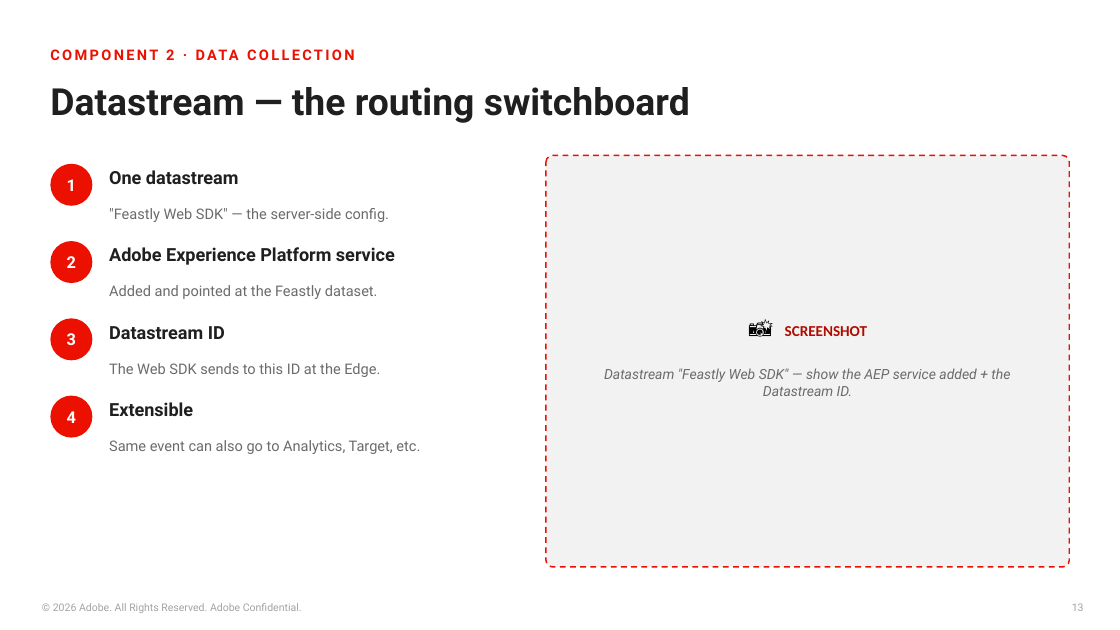
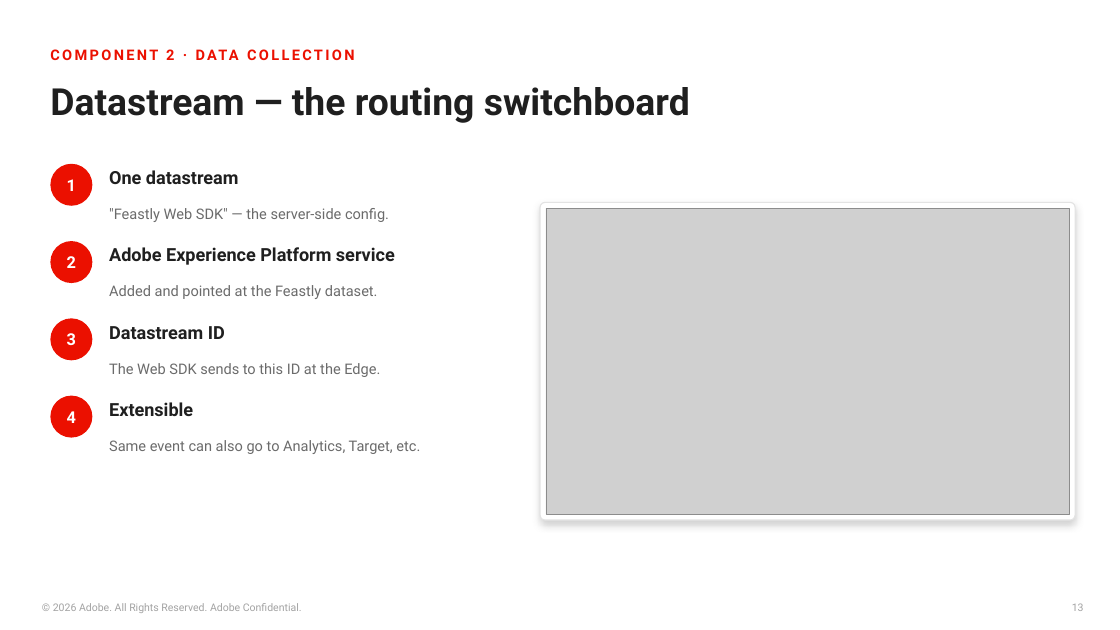
Before and after one commit to princeparvat80/aep-data-collection-food-demo, a slide deck: slide 13 of presentation/Feastly-DataCollection-to-AEP.pptx. Drawn at 1120x630 pixels with LibreOffice and Linux fonts; fonts in the diff are those of the drawing; grey boxes stand for pictures. Boxes give left, top, right and bottom in pixels: in the first picture for what was removed or moved away, otherwise in the second. Text is boxed around its words. In the diff, an @@ line names an element or a change of style, - is before the commit and + after.

```diff
--- a/presentation/Feastly-DataCollection-to-AEP.pptx
+++ b/presentation/Feastly-DataCollection-to-AEP.pptx
@@ rounded rectangle: place and size @@
-rounded rectangle at (546, 155, 1070, 567)
+rounded rectangle at (540, 202, 1075, 520)
@@ rounded rectangle at (540, 202, 1075, 520): fill #F2F2F2 to #FFFFFF; outline #EB1000 1.25 pt dashed to #E3E3E3 1 pt; shadow on @@
@@ picture added at (546, 208, 1070, 514) @@
@@ text removed at (785, 326, 867, 336) @@
-📸 SCREENSHOT
@@ text removed at (604, 368, 1010, 396) @@
-Datastream "Feastly Web SDK" — show the AEP service added + the Datastream ID.
```
Also in this commit, not shown: 16 other slides changed, 6 slides added, 16 other files.
